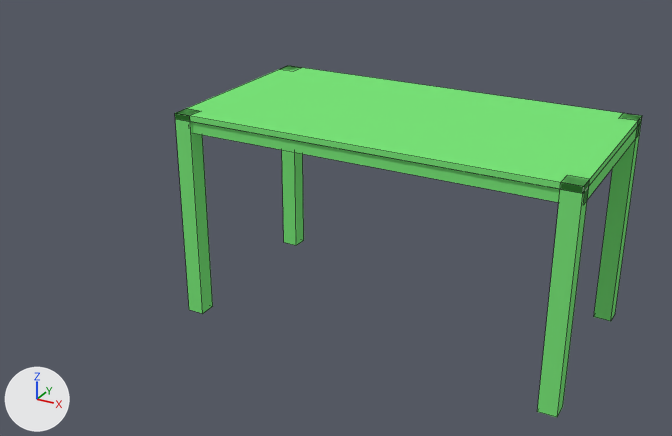
Before and after pictures for a commit that changed the Blender file zUMHbies_blender/SimpleTable/SimpleTable.blend.
Before and after are seen from a camera (50 mm lens) standing at (1.77, -3.97, 1.38) and looking at (-0.58, 0.31, -0.75). Every picture has the same lights, and +X, +Y and +Z are marked at lower left. Mesh edges are drawn as thin lines.

The older version as bpy lines, for what is in view:
```python
me_cube_001 = bpy.data.meshes.new('Cube.001')
me_cube_001.from_pydata(...)  # a box spanning x -0.045..0.045, y -0.03..0.06, z -0.7..0.39
me_cube_001.materials.append(mat_wood)  # its picture is missing
me_cube_002 = bpy.data.meshes.new('Cube.002')
me_cube_002.from_pydata(...)  # a box spanning x -0.9..0.9, y -1.0..1.0, z -1.0..1.0; a box spanning x -0.9..0.9, y -67.7..-65.7, z -1.0..1.0
me_cube_002.materials.append(mat_wood)  # its picture is missing
me_cube_003 = bpy.data.meshes.new('Cube.003')
me_cube_003.from_pydata(...)  # a box spanning x -1.0..1.0, y -1.0..1.0, z -1.0..1.0; a box spanning x -130.3..-128.3, y -1.0..1.0, z -1.0..1.0
me_cube_003.materials.append(mat_wood)  # its picture is missing
me_plane = bpy.data.meshes.new('Plane')
me_plane.from_pydata(...)  # a box spanning x -1.0..1.0, y -0.52..0.52, z 0.0..0.03
me_plane.materials.append(mat_wood)  # its picture is missing
ob_flat = bpy.data.objects.new('Flat', me_plane)
ob_flat.location = (-0.015, 0.0, 0.0)
ob_leg = bpy.data.objects.new('Leg', me_cube_001)
ob_leg.location = (-0.97, -0.495, -0.36)
_m = ob_leg.modifiers.new('Mirror', 'MIRROR')
_m.use_axis = (True, True, False)
_m.mirror_object = ob_flat
ob_seal1 = bpy.data.objects.new('Seal1', me_cube_002)
ob_seal1.location = (0.0, 0.5, -0.03)
ob_seal1.scale = (1.0, 0.015, 0.03)
ob_seal2 = bpy.data.objects.new('Seal2', me_cube_003)
ob_seal2.location = (0.97, 0.0, -0.03)
ob_seal2.scale = (0.015, 0.495, 0.03)
```
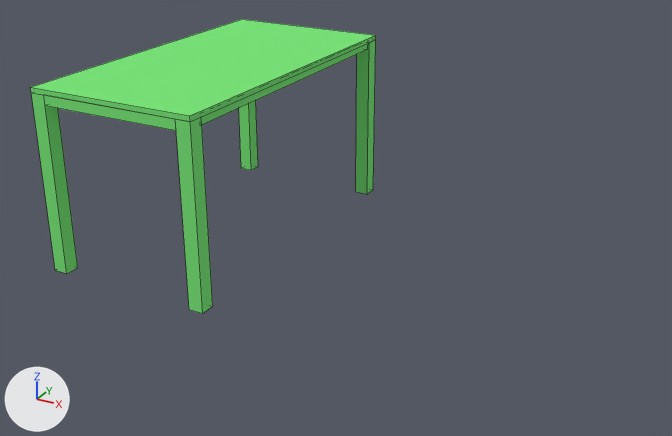
The newer file is also turned or shifted as a whole; pictures and numbers use the older file's frame.

Location of each change, [x1, y1, x2, y2] in pixels of the pictures (672 x 436 px):
'Flat', deleted (green)
    before: [175, 66, 642, 193]
'Top', added (green)
    after: [30, 19, 376, 131]
'Leg', reshaped, modifiers changed (92% narrower, 44% shorter)
    before: [175, 66, 642, 417]
    after: [175, 117, 213, 314]
'Seal1', deleted (green)
    before: [192, 122, 560, 202]
'Leg4', added (green)
    after: [31, 93, 78, 274]
'Leg3', added (green)
    after: [356, 40, 376, 194]
'Leg2', added (green)
    after: [239, 100, 258, 170]
'Seal2', deleted (green)
    before: [583, 125, 640, 204]

The change, as a list of edits to the scene's bpy script:
```text
Change me_cube_001:
    where me_cube_001.from_pydata(...)  # 8 vertices, 6 faces; spans x -0.045..0.045, y -0.03..0.06, z -0.7..0.39
    used by ob_leg; location = (-0.97, -0.495, -0.36)
    me_cube_001 part 1
    me_cube_001.vertices[0].co: (-0.045, -0.03, -0.7) -> (0.045, -0.03, -0.7)  # pixel (189, 309) -> pixel (202, 313)
    me_cube_001.vertices[1].co: (-0.045, 0.06, -0.7) -> (-0.045, -0.03, -0.7)  # not seen -> pixel (189, 309)
    me_cube_001.vertices[2].co: (0.045, 0.06, -0.7) -> (-0.045, 0.06, -0.7)  # pixel (212, 306) -> not seen
    me_cube_001.vertices[3].co: (0.045, -0.03, -0.7) -> (0.045, 0.06, -0.7)  # pixel (202, 313) -> pixel (212, 306)
    me_cube_001.vertices[4].co: (-0.045, -0.03, 0.39) -> (0.045, -0.03, 0.36)  # pixel (174, 113) -> pixel (190, 121)
    me_cube_001.vertices[5].co: (-0.045, 0.06, 0.39) -> (-0.045, -0.03, 0.36)  # pixel (186, 108) -> pixel (175, 119)
    me_cube_001.vertices[6].co: (0.045, 0.06, 0.39) -> (-0.045, 0.06, 0.36)  # pixel (201, 111) -> not seen
    me_cube_001.vertices[7].co: (0.045, -0.03, 0.39) -> (0.045, 0.06, 0.36)  # pixel (189, 115) -> pixel (201, 116)
Add me_plane_1:
    me_plane_1.from_pydata(...)  # 40 vertices, 30 faces; spans x -0.53..0.53, y -0.08..0.02, z -1.0..1.0
    me_plane_1.materials.append(mat_wood)  # its picture is missing
Add me_cube_000:
    me_cube_000.from_pydata(...)  # a box spanning x -0.533..-0.443, y -1.052..0.008, z -1.015..-0.925
    me_cube_000.materials.append(mat_wood)  # its picture is missing
Add me_cube_004:
    me_cube_004.from_pydata([(0.518, -1.052, -1.015), (0.428, -1.052, -1.015), (0.428, -1.052, -0.925), (0.518, -1.052, -0.925), (0.518, 0.008, -1.015), (0.428, 0.008, -1.015), (0.427, 0.008, -0.925), (0.518, 0.008, -0.925)], [], [(4, 0, 1, 5), (5, 1, 2, 6), (6, 2, 3, 7), (7, 3, 0, 4), (0, 3, 2, 1), (7, 4, 5, 6)])
    me_cube_004.materials.append(mat_wood)  # its picture is missing
Add me_cube_005:
    me_cube_005.from_pydata(...)  # a box spanning x -0.533..-0.443, y -1.052..0.008, z 0.895..0.985
    me_cube_005.materials.append(mat_wood)  # its picture is missing
Remove ob_flat:
    ob_flat = bpy.data.objects.new('Flat', me_plane)
    ob_flat.location = (-0.015, 0.0, 0.0)
Change ob_leg:
    remove _m = ob_leg.modifiers.new('Mirror', 'MIRROR')
    remove _m.use_axis = (True, True, False)
    remove _m.mirror_object = ob_flat
Remove ob_seal2:
    ob_seal2 = bpy.data.objects.new('Seal2', me_cube_003)
    ob_seal2.location = (0.97, 0.0, -0.03)
    ob_seal2.scale = (0.015, 0.495, 0.03)
Remove ob_seal1:
    ob_seal1 = bpy.data.objects.new('Seal1', me_cube_002)
    ob_seal1.location = (0.0, 0.5, -0.03)
    ob_seal1.scale = (1.0, 0.015, 0.03)
Add ob_top:
    ob_top = bpy.data.objects.new('Top', me_plane_1)
    ob_top.location = (-1.45, 0.475, 0.015)
    ob_top.rotation_euler = (1.571, 0.0, 0.0)  # degrees (90, 0, 0)
Add ob_leg2:
    ob_leg2 = bpy.data.objects.new('Leg2', me_cube_000)
    ob_leg2.location = (-1.442, 0.46, -0.008)
    ob_leg2.rotation_euler = (1.571, 0.0, 0.0)  # degrees (90, 0, 0)
Add ob_leg3:
    ob_leg3 = bpy.data.objects.new('Leg3', me_cube_004)
    ob_leg3.location = (-1.442, 0.46, -0.008)
    ob_leg3.rotation_euler = (1.571, 0.0, 0.0)  # degrees (90, 0, 0)
Add ob_leg4:
    ob_leg4 = bpy.data.objects.new('Leg4', me_cube_005)
    ob_leg4.location = (-1.442, 0.46, -0.008)
    ob_leg4.rotation_euler = (1.571, 0.0, 0.0)  # degrees (90, 0, 0)
```
